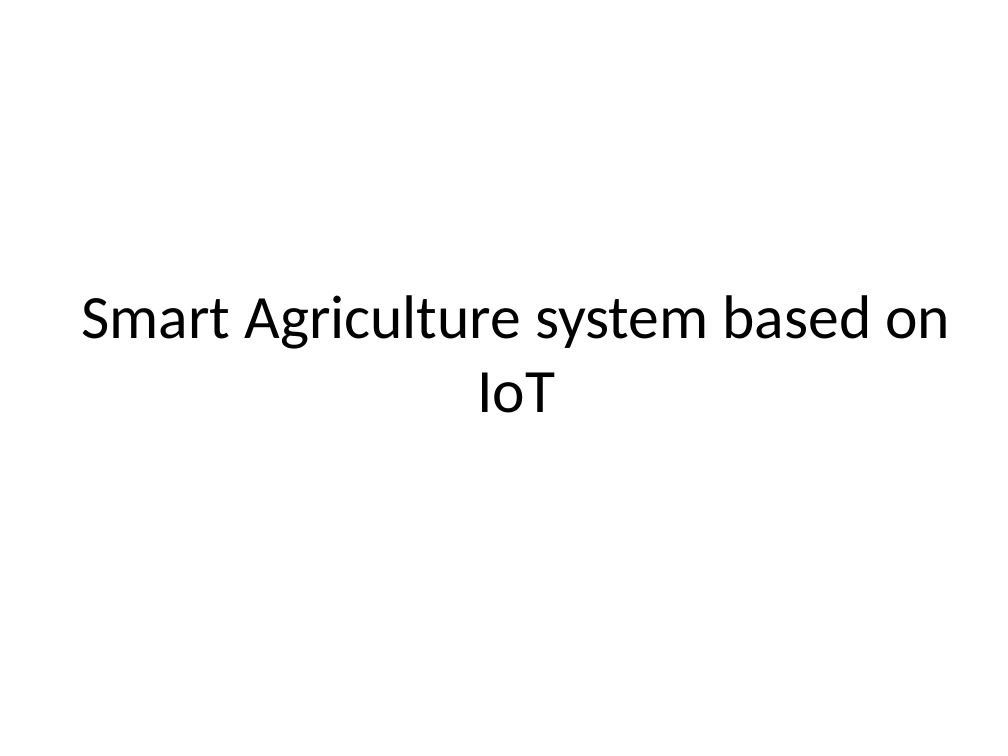
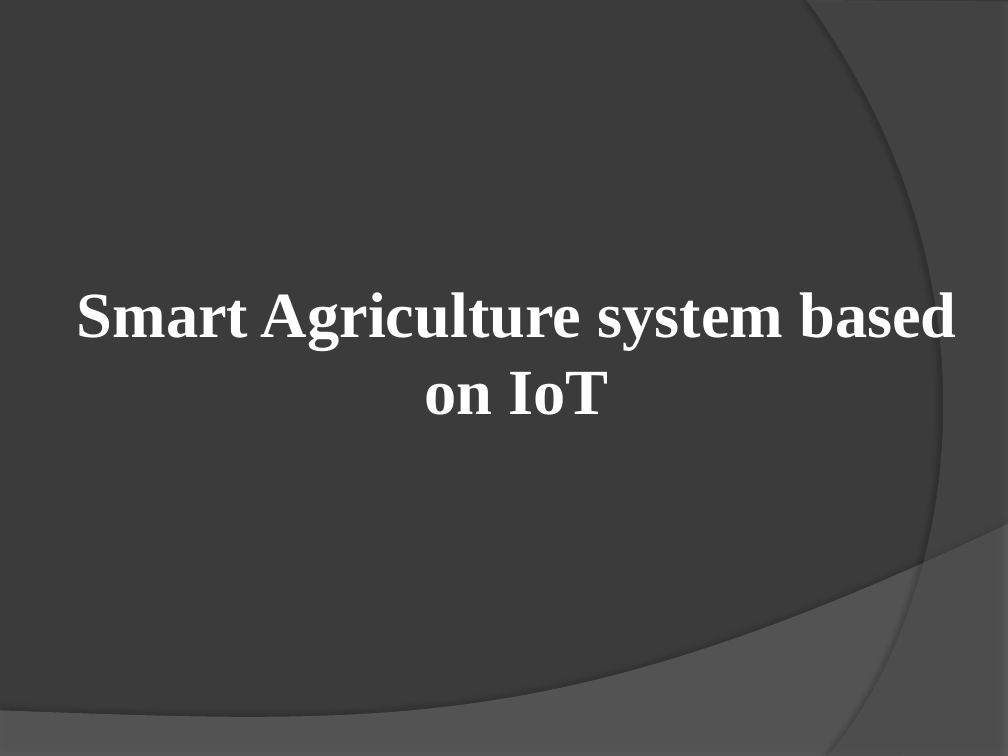
Before and after one commit to SmartPracticeschool/llSPS-INT-2295-Smart-Agriculture-system-based-on-IoT, a slide deck: slide 2 of Project Demo Video PPT.pptx. Drawn at 1008x756 pixels with LibreOffice and Linux fonts; fonts in the diff are those of the drawing. Boxes give left, top, right and bottom in pixels: in the first picture for what was removed or moved away, otherwise in the second. Text is boxed around its words. In the diff, an @@ line names an element or a change of style, - is before the commit and + after.

```diff
--- a/Project Demo Video PPT.pptx
+++ b/Project Demo Video PPT.pptx
@@ background #FFFFFF to #3B3B3B @@
@@ freeform shape added at [806, 0, 1008, 756], fill #5E5E5E at 40% opacity @@
@@ title "Smart Agriculture system based on ..." at [77, 292, 956, 415]: size 44 to 46 pt, font Calibri to Times New Roman, text colour #000000 to #FFFFFF, bold on @@
@@ freeform shape added at [0, 524, 1008, 756], fill #7F7F7F at 45% opacity @@
```
Also in this commit, not shown: 3 other slides changed, 1 slide added.
